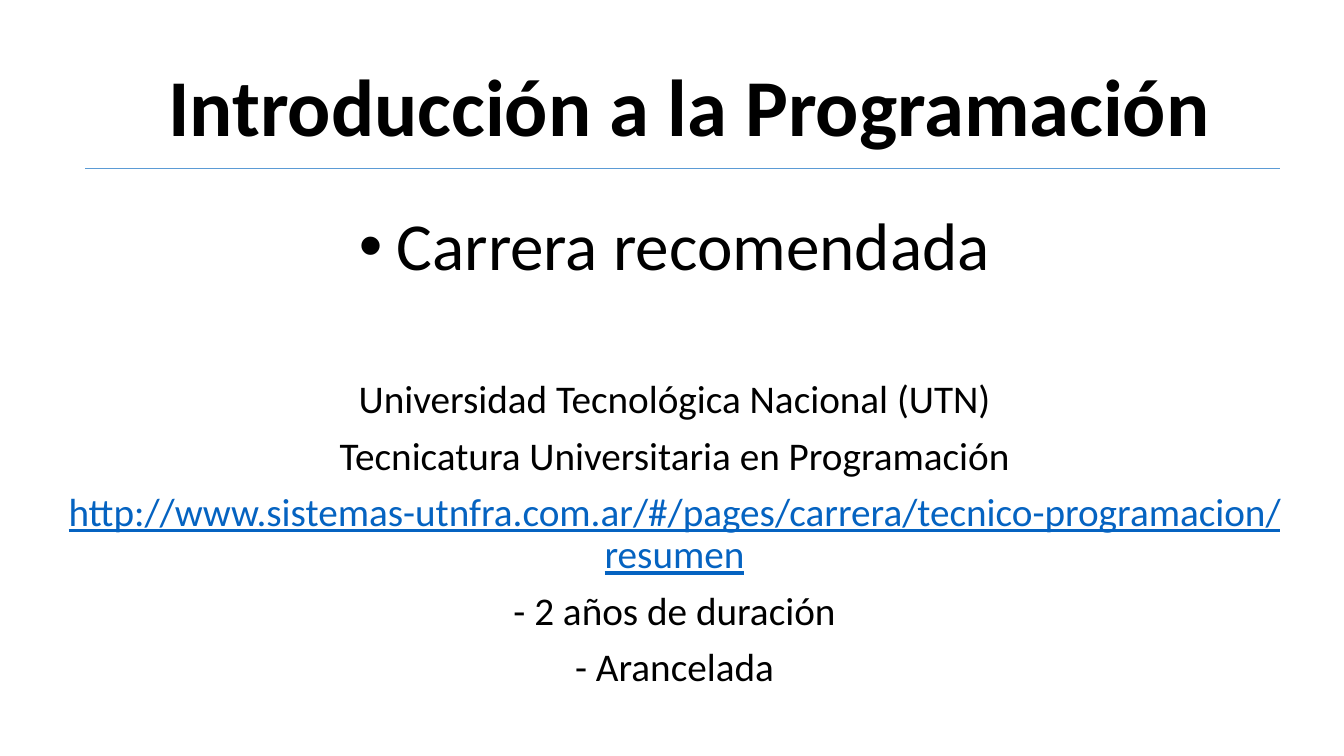
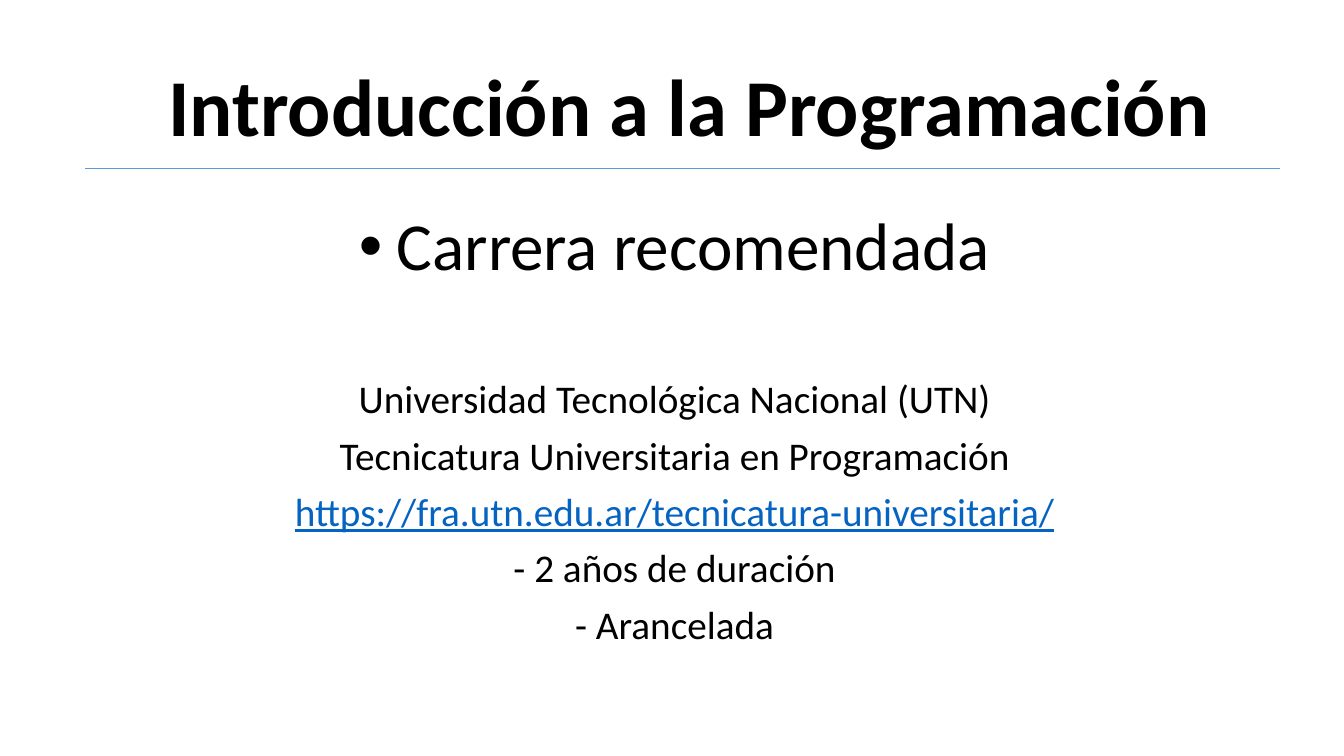
Before and after one commit to matiasdieguez/mdsite, a slide deck: slide 5 of MDSite/MDSite/wwwroot/docs/curso/00-Introducción a la programación.pptx. Drawn at 1344x756 pixels with LibreOffice and Linux fonts; fonts in the diff are those of the drawing. Boxes give left, top, right and bottom in pixels: in the first picture for what was removed or moved away, otherwise in the second. Text is boxed around its words. In the diff, an @@ line names an element or a change of style, - is before the commit and + after.

```diff
--- a/MDSite/MDSite/wwwroot/docs/curso/00-Introducción a la programación.pptx
+++ b/MDSite/MDSite/wwwroot/docs/curso/00-Introducción a la programación.pptx
@@ subtitle at [295,498,1054,533]: text changed @@
-http://www.sistemas-utnfra.com.ar/#/pages/carrera/tecnico-programacion/resumen
+https://fra.utn.edu.ar/tecnicatura-universitaria/
```
Also in this commit, not shown: 3 other files.
